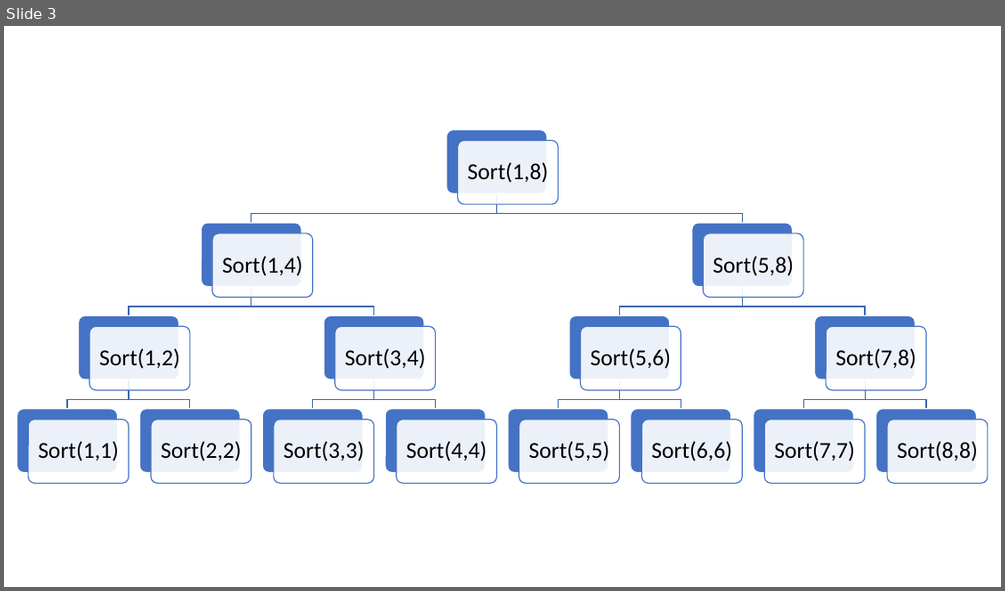
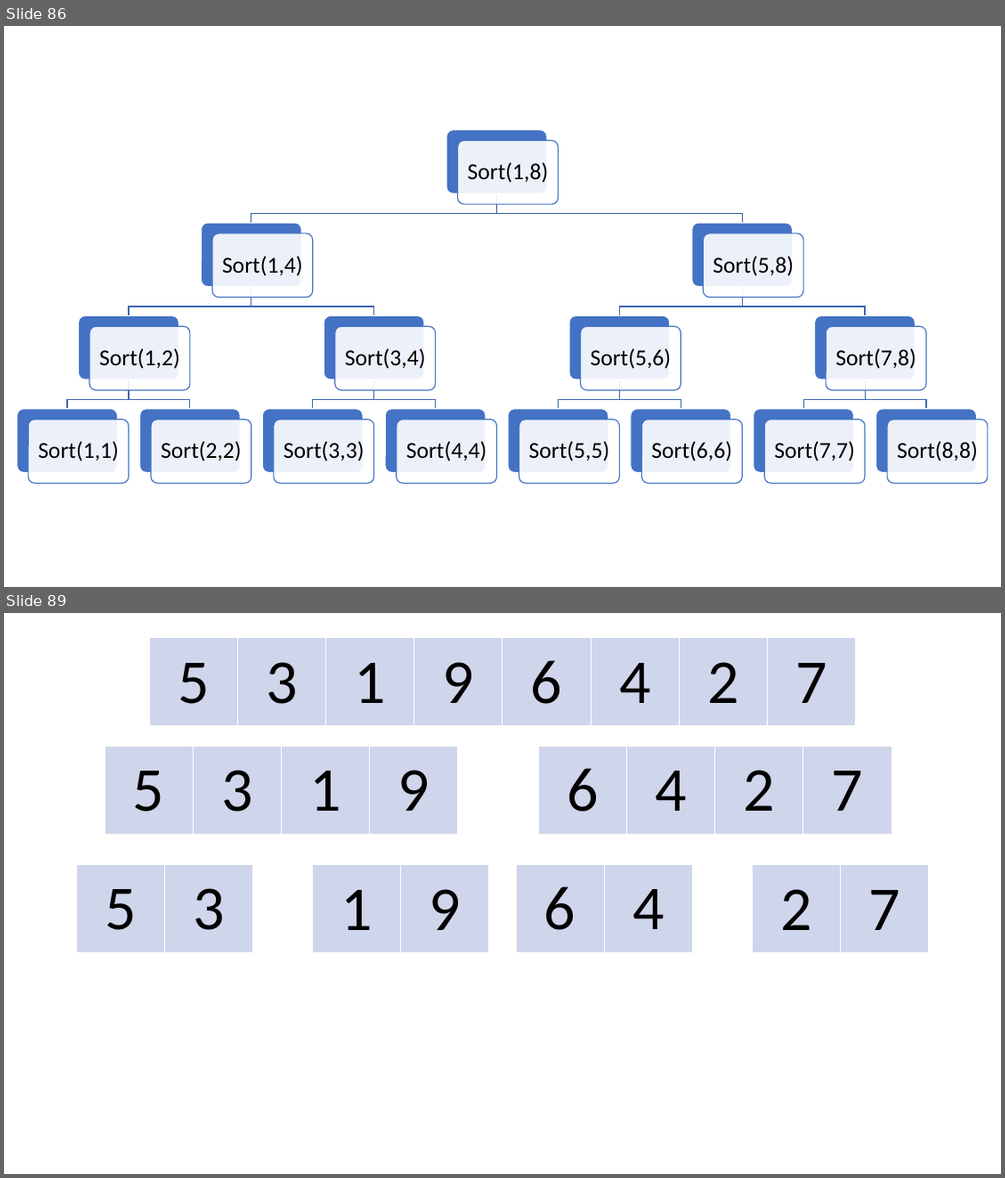
Before and after one commit to blackbat13/CS-HTiEW, a slide deck: Wprowadzenie do rekurencji 2/I. Wprowadzenie do rekurencji 2/Sortowanie przez scalanie.pptx. Shown one above the other, each under a label of ours: slide 3 before the commit, slides 86 and 89 after it; the slides between them are not shown. The pictures are 1005x591 and 1005x1178 pixels, drawn with LibreOffice and Linux fonts; fonts in the diff are those of the drawing. Boxes give left, top, right and bottom in pixels: in the first picture for what was removed or moved away, otherwise in the second. Text is boxed around its words. In the diff, an @@ line names an element or a change of style, - is before the commit and + after.

```diff
--- a/Wprowadzenie do rekurencji 2/I. Wprowadzenie do rekurencji 2/Sortowanie przez scalanie.pptx
+++ b/Wprowadzenie do rekurencji 2/I. Wprowadzenie do rekurencji 2/Sortowanie przez scalanie.pptx
@@ slide 89 added at (4, 613, 1001, 1174), background #FFFFFF @@
@@ table added at (149, 638, 855, 726), 1 rows, 8 columns @@
+5 | 3 | 1 | 9 | 6 | 4 | 2 | 7
@@ table added at (105, 747, 458, 835), 1 rows, 4 columns @@
+5 | 3 | 1 | 9
@@ table added at (539, 747, 891, 835), 1 rows, 4 columns @@
+6 | 4 | 2 | 7
@@ table added at (77, 864, 253, 952), 1 rows, 2 columns @@
+5 | 3
@@ table added at (313, 864, 489, 952), 1 rows, 2 columns @@
+1 | 9
@@ table added at (517, 864, 693, 952), 1 rows, 2 columns @@
+6 | 4
@@ table added at (752, 864, 928, 952), 1 rows, 2 columns @@
+2 | 7
@@ what was slide 3 is now slide 86 @@
```
Also in this commit, not shown: 3 slides changed, 84 other slides added.
